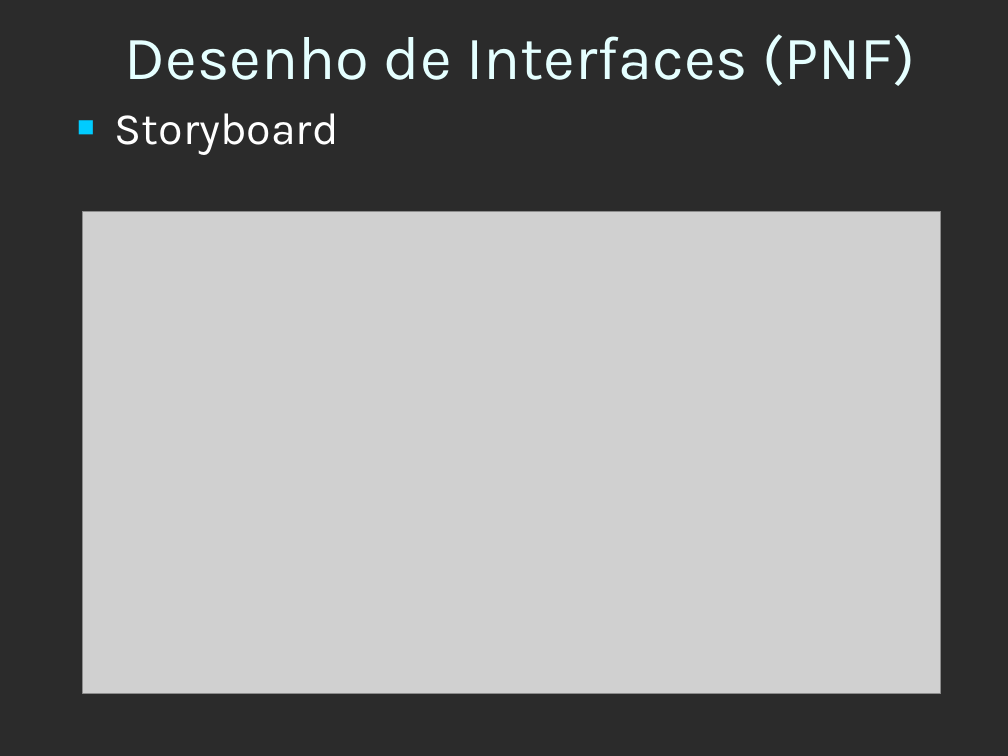
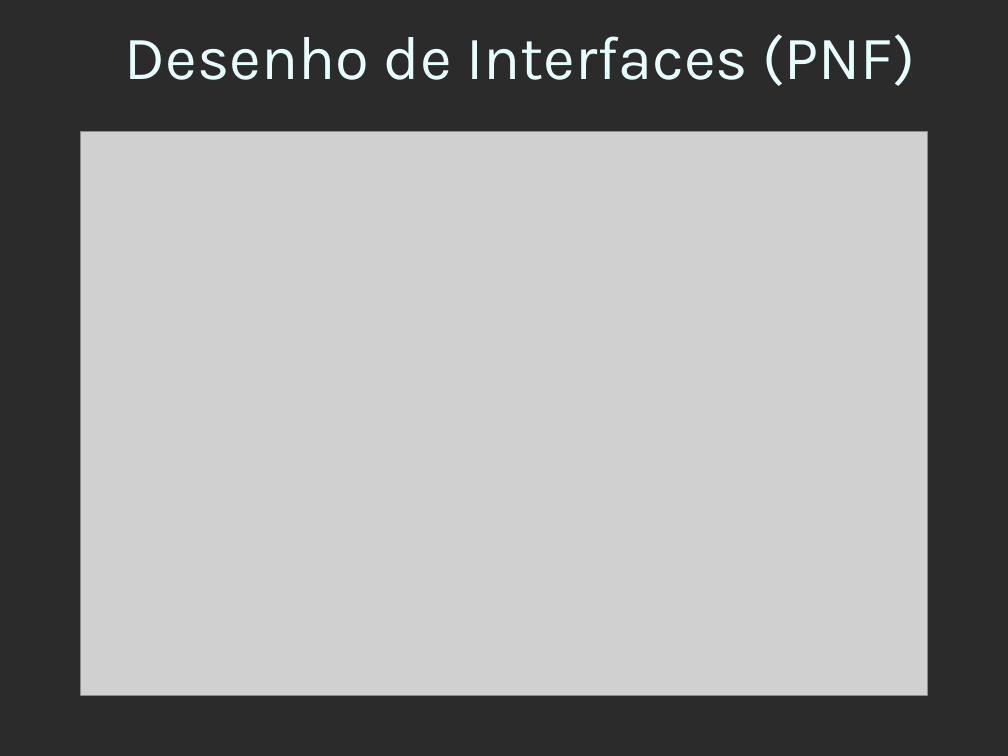
Before and after one commit to Miguel-Marmelete/Projeto-de-TWAM, a slide deck: slide 4 of 1ªFase/Relatório e Apresentação/Apresentacao_projecto_fase1.ppt. Drawn at 1008x756 pixels with LibreOffice and Linux fonts; fonts in the diff are those of the drawing; grey boxes stand for pictures; background and template pictures are left out; a plain dark background stands for a picture behind light text. Boxes give left, top, right and bottom in pixels: in the first picture for what was removed or moved away, otherwise in the second. Text is boxed around its words. In the diff, an @@ line names an element or a change of style, - is before the commit and + after.

```diff
--- a/1ªFase/Relatório e Apresentação/Apresentacao_projecto_fase1.ppt
+++ b/1ªFase/Relatório e Apresentação/Apresentacao_projecto_fase1.ppt
@@ text removed at [115, 113, 339, 155] @@
-■ Storyboard
@@ picture: place and size @@
-picture at [83, 212, 940, 695]
+picture at [81, 132, 927, 697]
```
Also in this commit, not shown: 3 other slides changed, 14 other files.
